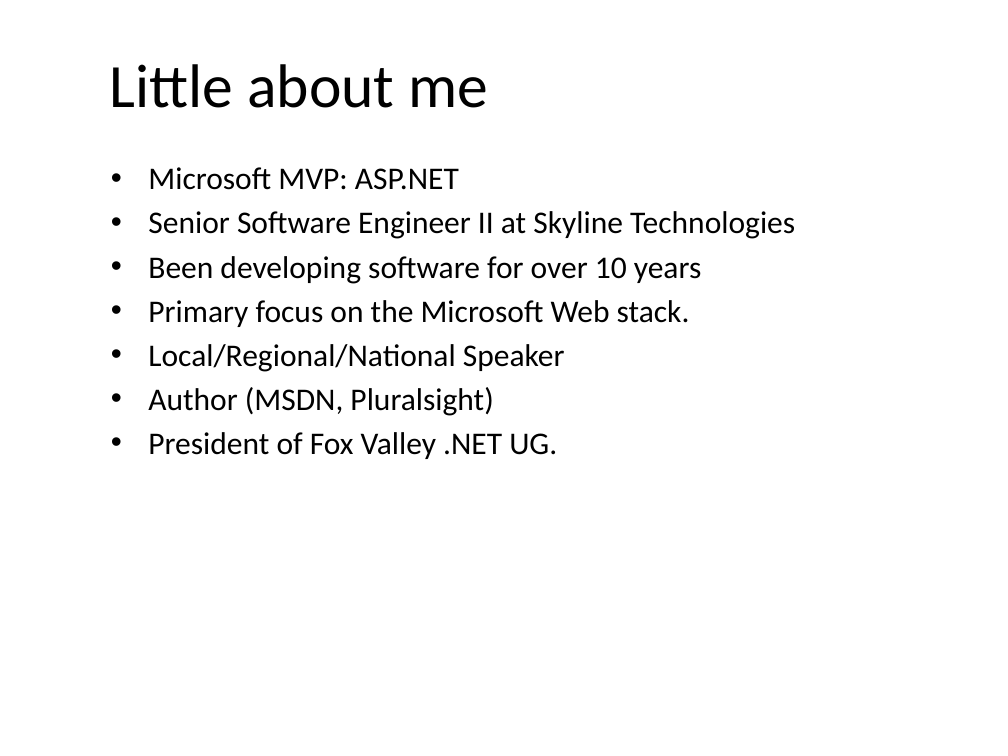
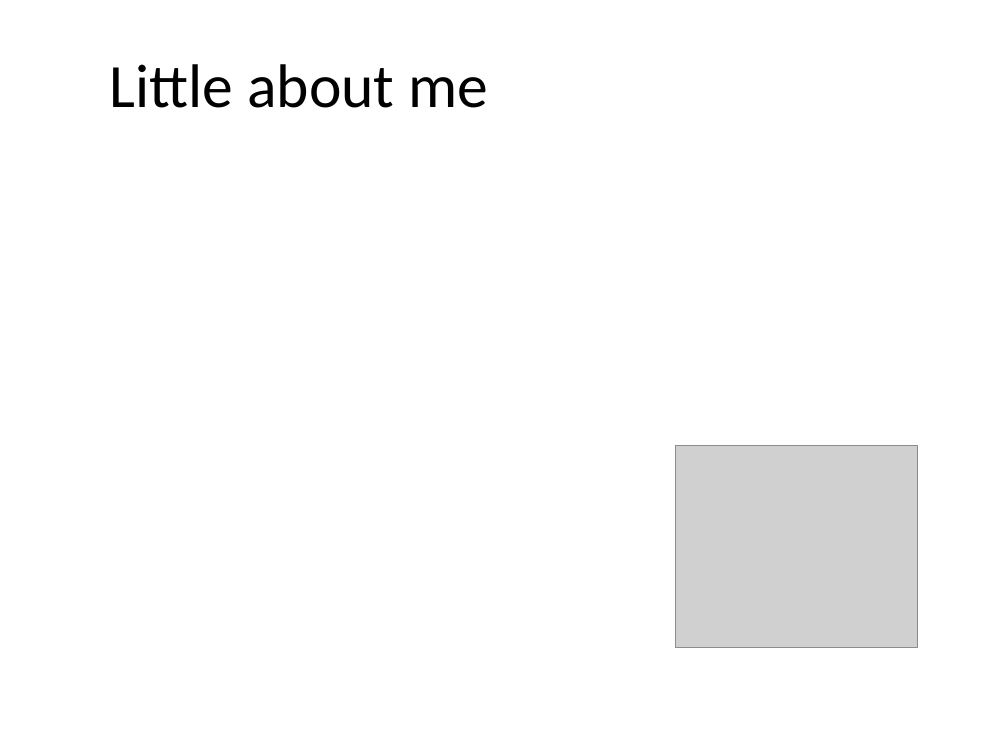
Before and after one commit to kburnell/TestDrivingASP.NETMVC, a slide deck: slide 2 of TestDrivingASP.NETMVC.pptx. Drawn at 1008x756 pixels with LibreOffice and Linux fonts; fonts in the diff are those of the drawing; grey boxes stand for pictures; background and template pictures are left out. Boxes give left, top, right and bottom in pixels: in the first picture for what was removed or moved away, otherwise in the second. Text is boxed around its words. In the diff, an @@ line names an element or a change of style, - is before the commit and + after.

```diff
--- a/TestDrivingASP.NETMVC.pptx
+++ b/TestDrivingASP.NETMVC.pptx
@@ text removed at <box>148,167,795,459</box> @@
-• Microsoft MVP: ASP.NET
-• Senior Software Engineer II at Skyline Technologies
-• Been developing software for over 10 years
-• Primary focus on the Microsoft Web stack.
-• Local/Regional/National Speaker
-• Author (MSDN, Pluralsight)
-• President of Fox Valley .NET UG.
@@ picture added at <box>675,445,916,647</box> @@
```
Also in this commit, not shown: 4 other slides changed, 7 slides added, 1 slide removed, 1 other file.
